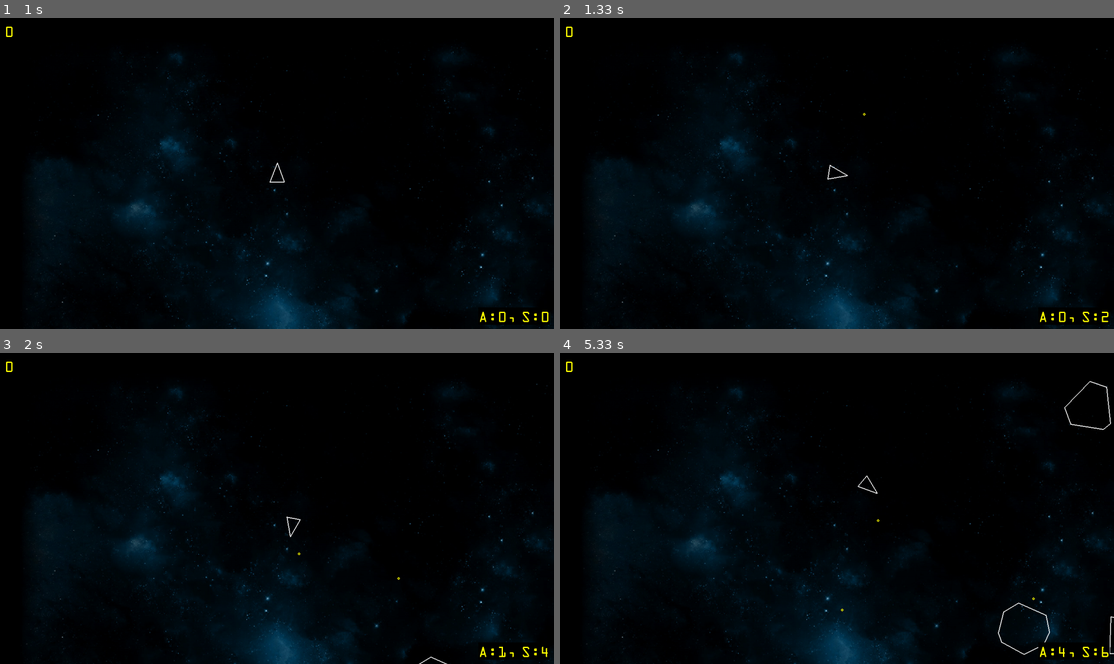
Above: before the commit, frames 1-4 (two rows, left to right).
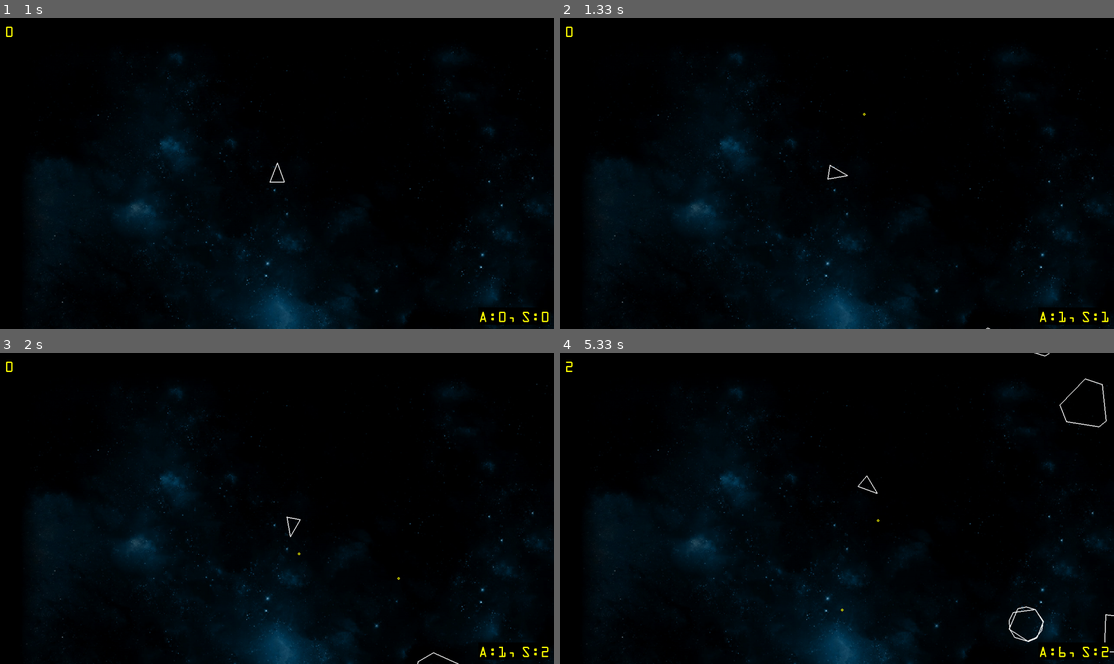
Above: after the commit, the same moments.

Repository: paulhunter/pygame-asteroids
Game: pygame game, started from main.py
Two runs of this game, one before a commit and one after it. Both use one fixed random seed, a clock stepped at 60 frames per second and the inputs below.
Inputs (mouse positions are in pixels of both pictures, inside the frame that each line leads up to):
- Up to frame 1 (1 s): click "Start" at 0.38 s; press the mouse at (66, 55) at 0.7 s; move the mouse to (265, 133) at 0.8 s; release the mouse at (470, 210) at 0.93 s
- Up to frame 2 (1.33 s): hold Right from 1 s (still down); tap Space at 1.07 s
- Up to frame 3 (2 s): tap Space at 1.37, 1.57, 1.9 s; release Right at 1.47 s; hold Up 1.5-1.8 s; hold Right from 1.83 s (still down)
- Up to frame 4 (5.33 s): tap Space at 2.2, 2.4, 2.7, 2.97, 3.3, 3.6, 3.73, 4.13, 4.43, 4.8, 5.2 s; release Right at 2.3 s; hold Left 2.33-2.87 s; hold Down 2.9-3.2 s; hold Left 3.23-3.63 s; hold Up 3.67-4.03 s; hold Right 4.07-4.7 s; hold Down 4.73-5.1 s; hold Left from 5.13 s (still down)

Frame 1 is identical in both runs. In frame 2, less than 0.1% of the frame differs, in the area x 76-99%, y 94-100%; in frame 3, less than 0.1%; in frame 4, 0.6%, in the area x 1-100%, y 0-98%.

Commit message:
button supports hover over and mouse down and up on button to activate

Diff:
--- a/button.py
+++ b/button.py
@@ -12,6 +12,7 @@
         self.onClick = None
 
         self.__hover = False
+        self.__mouse_down = False
         self.__rect = pygame.Rect(  self.position.x,
                                     self.position.y,
                                     self.width,
@@ -21,7 +22,10 @@
     def draw(self, screen, font):
         t = font.render(self.text, False, "white")
 
-        pygame.draw.rect(screen, (30,30,30) if self.__hover else "black", self.__rect)
+        pygame.draw.rect(screen,
+            (0,40,40) if self.__mouse_down
+            else (40,40,40) if self.__hover
+            else "black", self.__rect)
         pygame.draw.rect(screen, "white", self.__rect, 2)
 
         t_offset = pygame.Vector2((self.width - t.get_width()) / 2,
@@ -37,4 +41,20 @@
                 if (self.onClick != None
                         and self.__rect.collidepoint(ev.pos)
                         and ev.button == 1):
-                    self.onClick()
+                    self.__mouse_down = True
+
+            if ev.type == pygame.MOUSEBUTTONUP:
+                if (self.__mouse_down
+                    and self.onClick != None
+                    and self.__rect.collidepoint(ev.pos)
+                    and ev.button == 1):
+                        self.onClick()
+                self.__mouse_down = False
+
+            if ev.type == pygame.MOUSEMOTION:
+                if (self.__hover
+                    and not self.__rect.collidepoint(ev.pos)):
+                    self.__hover = False
+                elif (not self.__hover
+                    and self.__rect.collidepoint(ev.pos)):
+                    self.__hover = True
